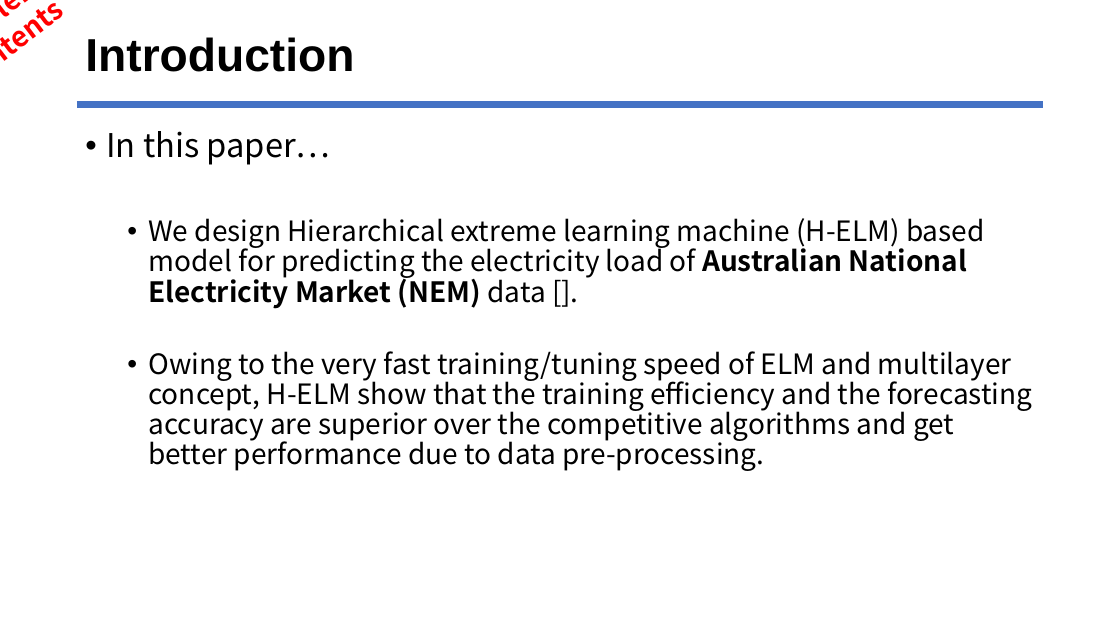
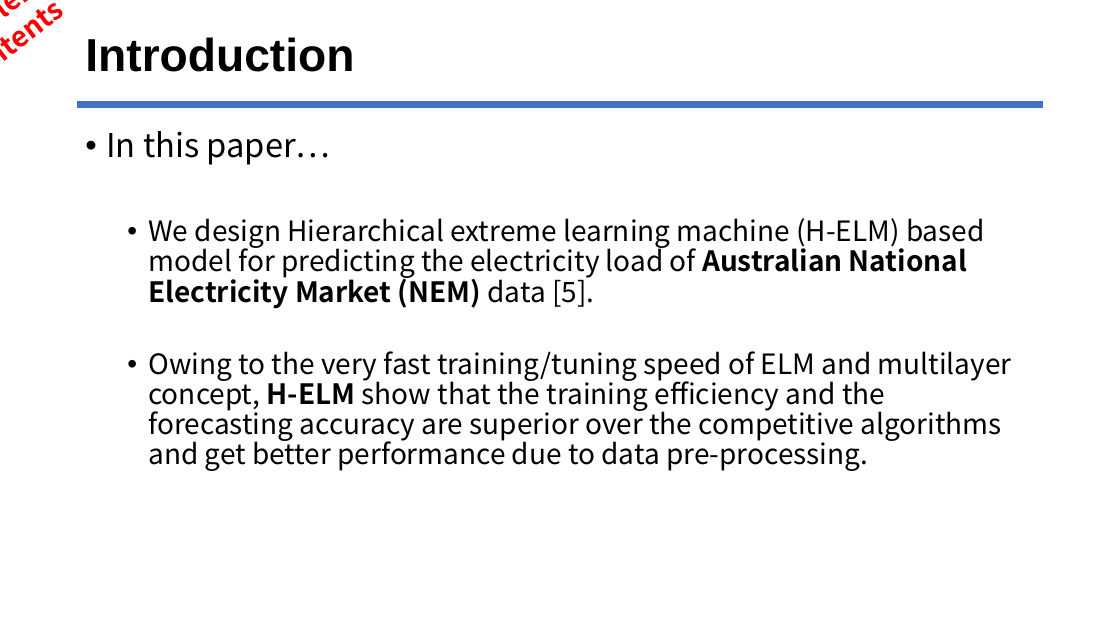
Before and after one commit to jhyun0919/STLF_of_Australian_NEM_by_H-ELM, a slide deck: slide 4 of ppt_slides/prepare_ELM2017_26MAY2017.pptx. Drawn at 1120x630 pixels with LibreOffice and Linux fonts; fonts in the diff are those of the drawing. Boxes give left, top, right and bottom in pixels: in the first picture for what was removed or moved away, otherwise in the second. Text is boxed around its words. In the diff, an @@ line names an element or a change of style, - is before the commit and + after.

```diff
--- a/ppt_slides/prepare_ELM2017_26MAY2017.pptx
+++ b/ppt_slides/prepare_ELM2017_26MAY2017.pptx
@@ text at (148,218,985,309): text changed @@
-  • We design Hierarchical extreme learning machine (H-ELM) based model for predicting the electricity load of Australian National Electricity Market (NEM) data [].
+  • We design Hierarchical extreme learning machine (H-ELM) based model for predicting the electricity load of Australian National Electricity Market (NEM) data [5].
@@ text at (148,351,1012,471): bold on in "H-ELM" @@
```
Also in this commit, not shown: 8 other slides changed.
